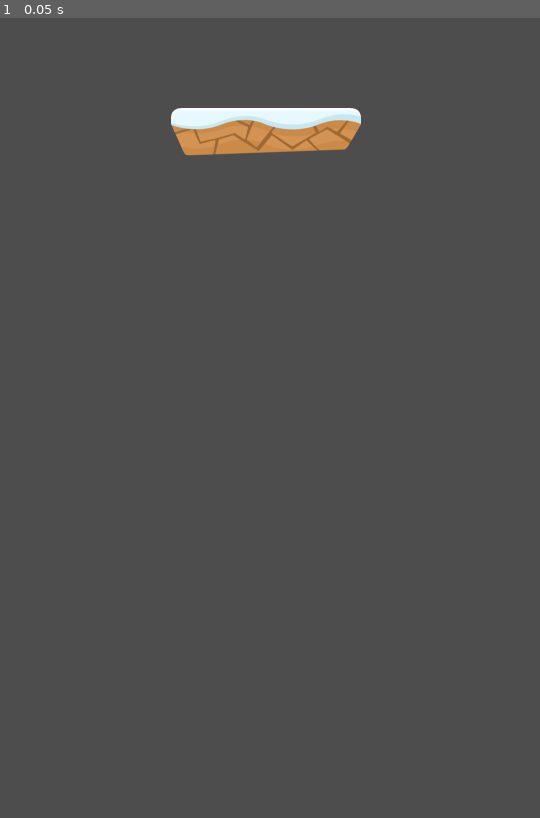
Above: before the commit, frame 1.
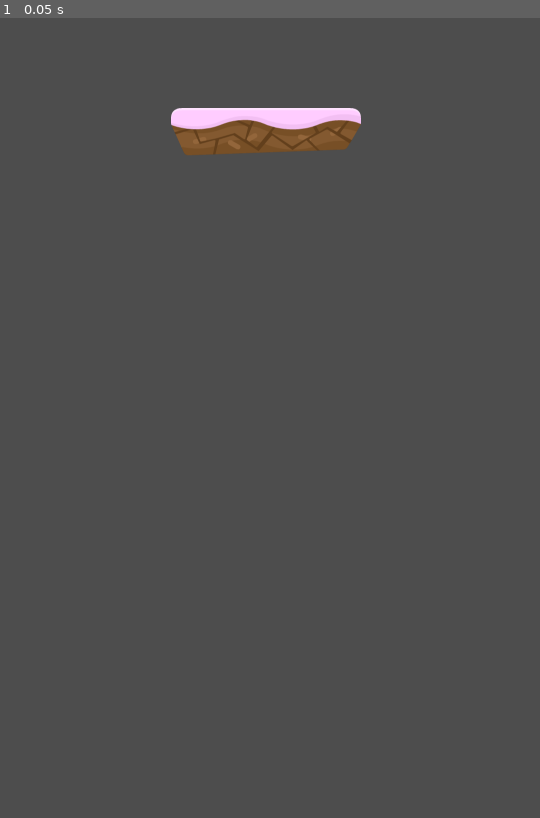
Above: after the commit, the same moment.

Repository: AlgorithmHappy/trampoline
Game: Godot game, scene res://scenes/platforms.tscn
Same seed, same stepped clock (60 frames per second), same inputs: the game is played once before the commit and once after it. The project has no main scene, so this scene is started directly.
Inputs:
- Up to frame 1 (0.05 s): no input

The runs differ from the first frame. In frame 1, 1.9% of the frame differs, in the area x 31-67%, y 11-18%.

Commit message:
Se creo el inicio del mapa

Diff:
--- a/scenes/bunny.tscn
+++ b/scenes/bunny.tscn
@@ -53,7 +53,7 @@
 "duration": 1.0,
 "texture": SubResource("AtlasTexture_8xr1k")
 }, {
-"duration": 1.0,
+"duration": 0.6,
 "texture": SubResource("AtlasTexture_mwagj")
 }, {
 "duration": 0.6,
@@ -62,7 +62,7 @@
 "duration": 1.0,
 "texture": SubResource("AtlasTexture_dkqjy")
 }],
-"loop": true,
+"loop": false,
 "name": &"jump",
 "speed": 5.0
 }]
@@ -112,7 +112,7 @@
 "duration": 1.0,
 "texture": SubResource("AtlasTexture_mp5bt")
 }, {
-"duration": 1.0,
+"duration": 0.6,
 "texture": SubResource("AtlasTexture_c2ilr")
 }, {
 "duration": 0.6,
@@ -121,18 +121,17 @@
 "duration": 1.0,
 "texture": SubResource("AtlasTexture_2ht30")
 }],
-"loop": true,
+"loop": false,
 "name": &"jump",
 "speed": 7.0
 }]
 
 [sub_resource type="CapsuleShape2D" id="CapsuleShape2D_q2jgc"]
 radius = 56.0
-height = 132.0
+height = 150.0
 
 [node name="Bunny" type="Node2D"]
 position = Vector2(549, 107)
-metadata/_edit_group_ = true
 
 [node name="CharacterBody2D" type="CharacterBody2D" parent="."]
 script = ExtResource("1_dlilu")
--- a/scenes/character_body_2d.gd
+++ b/scenes/character_body_2d.gd
@@ -1,10 +1,17 @@
 extends CharacterBody2D
 
 @export var speed: float = 40.0
-@export var jump_velocity: float = -1000.0
 @export var mass: float = 1.0
 @export_enum("Brown", "Pink")
 var chosen_character: String = "Brown"
+
+var jump_velocity: float = -59500 # Es igual a saltar el tamaño de 5 plataformas de 95 pixeles de alto
+var collision_jump: bool = false
+var test_minimo = 1920
+var test_maximo = 0
+var test_colision = false
+var test_brincos = 15
+var is_falling = false
 
 func _ready() -> void:
 	for animated_sprite in get_children():
@@ -15,9 +22,20 @@
 				animated_sprite.visible = false
 
 func _physics_process(delta: float) -> void:
+	if test_minimo > self.position.y and test_colision:
+		test_minimo = self.position.y
+	if test_maximo < self.position.y and test_colision:
+		test_maximo = self.position.y
+
 	# Programacion de la gravedad.
-	if is_on_floor():
-		velocity.y -= jump_velocity * delta
+	if collision_jump:
+		velocity.y = jump_velocity * delta
+		var animated_sprite = get_node(chosen_character)
+		animated_sprite.play("jump")
+		collision_jump = false
+		test_brincos -= 1
+		if test_brincos == 0:
+			test_colision = true
 	else:
 		velocity.y += ( mass * get_gravity().y ) * delta
 
@@ -29,4 +47,7 @@
 	else:
 		velocity.x = 0
 
+	# Comprovar si esta cayendo el personaje
+	is_falling = (velocity.y > 0)
+
 	move_and_slide() # Funcion que hace que el jugador se pueda mover
--- /dev/null
+++ b/scenes/map.gd
@@ -0,0 +1,106 @@
+extends Node2D
+
+var window_size = Vector2(0, 0)
+var platform_size = Vector2(0, 0)
+var number_of_platforms: int = 0
+@onready var scene_platform = preload("res://scenes/platforms.tscn")
+var instances_platforms = []
+var first_platform_index: int = 0
+var animated_node_path: String = "StaticBody2D/AnimatedSprite2D"
+var animation: String = "normal"
+var main_frame: int = 0
+var platforms_positions = {
+	1: [
+		Vector2((380/2), (1920 - (95/2))),
+		Vector2((380/2) * 2, (1920 - (95/2))),
+		Vector2((380/2) * 3, (1920 - (95/2))),
+		Vector2((380/2) * 4, (1920 - (95/2))),
+		Vector2((380/2) * 5, (1920 - (95/2)))
+	],
+	2: [
+		Vector2((380/2), (1920 - (95/2)) - (95) * 2),
+		Vector2((380/2) * 2, (1920 - (95/2)) - (95 * 2) ),
+		Vector2((380/2) * 3, (1920 - (95/2)) - (95 * 2) ),
+		Vector2((380/2) * 4, (1920 - (95/2)) - (95 * 2) ),
+		Vector2((380/2) * 5, (1920 - (95/2)) - (95 * 2) )
+	],
+	3: [
+		Vector2((380/2), (1920 - (95/2)) - (95 * 4) ),
+		Vector2((380/2) * 2, (1920 - (95/2)) - (95 * 4) ),
+		Vector2((380/2) * 3, (1920 - (95/2)) - (95 * 4) ),
+		Vector2((380/2) * 4, (1920 - (95/2)) - (95 * 4) ),
+		Vector2((380/2) * 5, (1920 - (95/2)) - (95 * 4) )
+	],
+	4: [
+		Vector2((380/2), (1920 - (95/2)) - (95 * 6) ),
+		Vector2((380/2) * 2, (1920 - (95/2)) - (95 * 6) ),
+		Vector2((380/2) * 3, (1920 - (95/2)) - (95 * 6) ),
+		Vector2((380/2) * 4, (1920 - (95/2)) - (95 * 6) ),
+		Vector2((380/2) * 5, (1920 - (95/2)) - (95 * 6) )
+	],
+	5: [
+		Vector2((380/2), (1920 - (95/2)) - (95 * 8) ),
+		Vector2((380/2) * 2, (1920 - (95/2)) - (95 * 8) ),
+		Vector2((380/2) * 3, (1920 - (95/2)) - (95 * 8) ),
+		Vector2((380/2) * 4, (1920 - (95/2)) - (95 * 8) ),
+		Vector2((380/2) * 5, (1920 - (95/2)) - (95 * 8) )
+	],
+	6: [
+		Vector2((380/2), (1920 - (95/2)) - (95 * 10) ),
+		Vector2((380/2) * 2, (1920 - (95/2)) - (95 * 10) ),
+		Vector2((380/2) * 3, (1920 - (95/2)) - (95 * 10) ),
+		Vector2((380/2) * 4, (1920 - (95/2)) - (95 * 10) ),
+		Vector2((380/2) * 5, (1920 - (95/2)) - (95 * 10) )
+	],
+	7: [
+		Vector2((380/2), (1920 - (95/2)) - (95 * 12) ),
+		Vector2((380/2) * 2, (1920 - (95/2)) - (95 * 12) ),
+		Vector2((380/2) * 3, (1920 - (95/2)) - (95 * 12) ),
+		Vector2((380/2) * 4, (1920 - (95/2)) - (95 * 12) ),
+		Vector2((380/2) * 5, (1920 - (95/2)) - (95 * 12) )
+	],
+	8: [
+		Vector2((380/2), (1920 - (95/2)) - (95 * 14) ),
+		Vector2((380/2) * 2, (1920 - (95/2)) - (95 * 14) ),
+		Vector2((380/2) * 3, (1920 - (95/2)) - (95 * 14) ),
+		Vector2((380/2) * 4, (1920 - (95/2)) - (95 * 14) ),
+		Vector2((380/2) * 5, (1920 - (95/2)) - (95 * 14) )
+	],
+	9: [
+		Vector2((380/2), (1920 - (95/2)) - (95 * 16) ),
+		Vector2((380/2) * 2, (1920 - (95/2)) - (95 * 16) ),
+		Vector2((380/2) * 3, (1920 - (95/2)) - (95 * 16) ),
+		Vector2((380/2) * 4, (1920 - (95/2)) - (95 * 16) ),
+		Vector2((380/2) * 5, (1920 - (95/2)) - (95 * 16) )
+	],
+	10: [
+		Vector2((380/2), (1920 - (95/2)) - (95 * 18) ),
+		Vector2((380/2) * 2, (1920 - (95/2)) - (95 * 18) ),
+		Vector2((380/2) * 3, (1920 - (95/2)) - (95 * 18) ),
+		Vector2((380/2) * 4, (1920 - (95/2)) - (95 * 18) ),
+		Vector2((380/2) * 5, (1920 - (95/2)) - (95 * 18) )
+	]
+}
+
+# Called when the node enters the scene tree for the first time.
+func _ready() -> void:
+	window_size = DisplayServer.window_get_size()
+	instances_platforms.append(scene_platform.instantiate() )
+	platform_size = instances_platforms[first_platform_index].get_node(animated_node_path).sprite_frames.get_frame_texture(animation, main_frame).get_size()
+	number_of_platforms = window_size.y / platform_size.y
+	instances_platforms[first_platform_index].position = Vector2(window_size.x/2 , window_size.y - (platform_size.y / 2) ) # En la posicion en medio y hasta abajo
+
+	for iterator in range(1, 10):
+		instances_platforms.append(scene_platform.instantiate())
+		instances_platforms[iterator].position = platforms_positions[iterator + 1][randi_range(0, 4)]
+
+	for item in instances_platforms:
+		add_child(item)
+
+	print(window_size)
+	print(platform_size)
+	print(number_of_platforms)
+
+# Called every frame. 'delta' is the elapsed time since the previous frame.
+func _process(delta: float) -> void:
+	pass
--- /dev/null
+++ b/scenes/map.tscn
@@ -0,0 +1,12 @@
+[gd_scene load_steps=4 format=3 uid="uid://dnavhesciciiy"]
+
+[ext_resource type="Script" path="res://scenes/map.gd" id="1_wh5hj"]
+[ext_resource type="PackedScene" uid="uid://bk3ubaxqax4ut" path="res://scenes/background.tscn" id="2_6ij66"]
+[ext_resource type="PackedScene" uid="uid://b8k1ajf4jw1jx" path="res://scenes/bunny.tscn" id="3_yhymc"]
+
+[node name="Map" type="Node2D"]
+script = ExtResource("1_wh5hj")
+
+[node name="Background" parent="." instance=ExtResource("2_6ij66")]
+
+[node name="Bunny" parent="." instance=ExtResource("3_yhymc")]
--- a/scenes/platforms.gd
+++ b/scenes/platforms.gd
@@ -3,7 +3,7 @@
 @export_range(1, 100) var weight_normal_platform: int = 50
 @export var status_platform: bool = true
 @export_enum("beige", "brown", "green", "gray", "pink", "white")
-var color_platform: String = "white"
+var color_platform: String = "pink"
 
 var top_percentage: int = 100
 var initial_percentage: int = 1
@@ -12,6 +12,7 @@
 var animated_sprite: AnimatedSprite2D
 var normal_platform: String = "normal"
 var broken_platform: String = "broken"
+var name_player_node: String = "CharacterBody2D"
 var dictionary_color: Dictionary = {
 	"beige": 0,
 	"brown": 1,
@@ -38,3 +39,8 @@
 # Called every frame. 'delta' is the elapsed time since the previous frame.
 func _process(delta: float) -> void:
 	pass
+
+
+func _on_area_2d_body_entered(body: Node2D) -> void:
+	if body.name == name_player_node and body.is_falling:
+		body.collision_jump = true
--- a/scenes/platforms.tscn
+++ b/scenes/platforms.tscn
@@ -118,6 +118,10 @@
 sprite_frames = SubResource("SpriteFrames_aap60")
 animation = &"normal"
 
-[node name="CollisionShape2D" type="CollisionShape2D" parent="StaticBody2D"]
+[node name="Area2D" type="Area2D" parent="StaticBody2D"]
+
+[node name="CollisionShape2D" type="CollisionShape2D" parent="StaticBody2D/Area2D"]
 position = Vector2(-0.5, -25.5)
 shape = SubResource("RectangleShape2D_h3yqy")
+
+[connection signal="body_entered" from="StaticBody2D/Area2D" to="." method="_on_area_2d_body_entered"]
